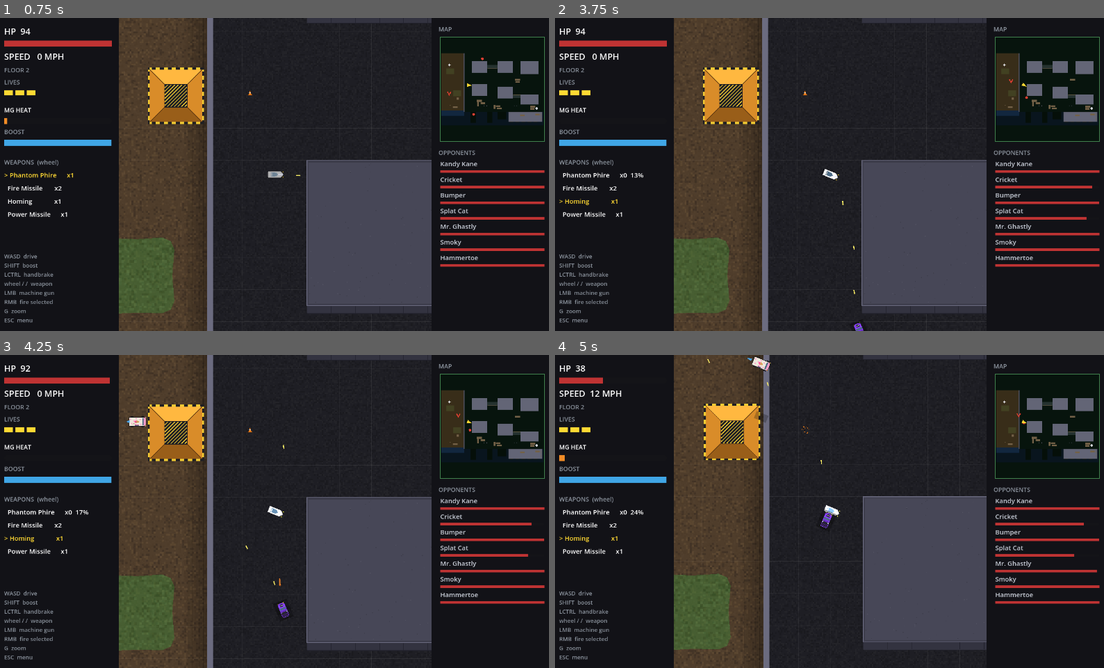
Above: before the commit, frames 1-4 (two rows, left to right).
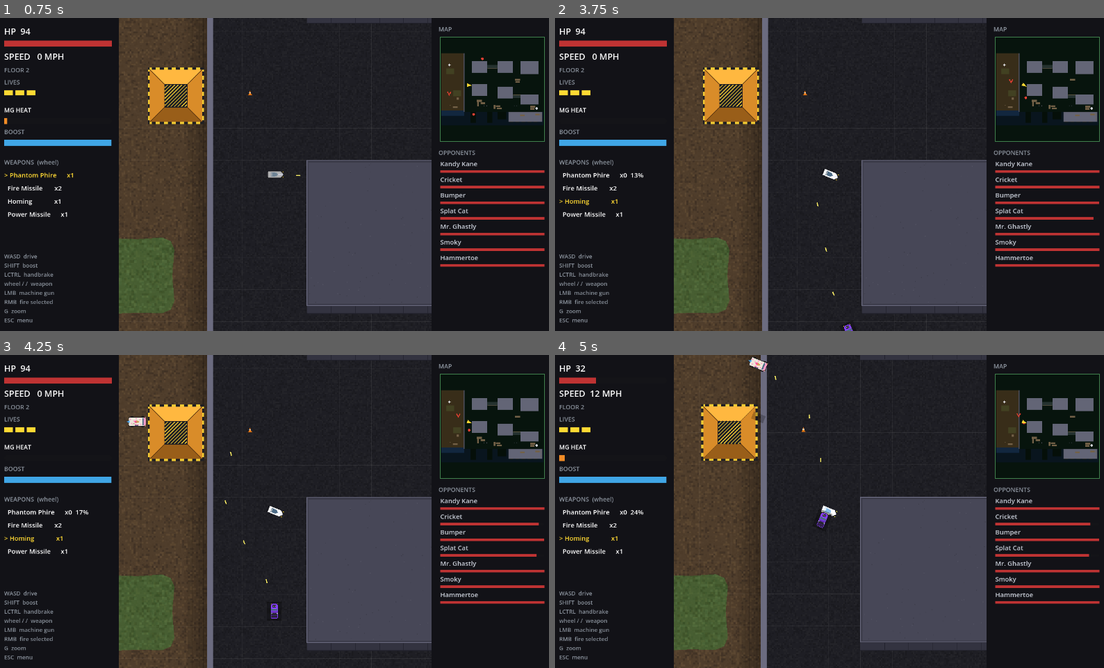
Above: after the commit, the same moments.

Repository: b3p3k0/bentchrome
Game: Godot game, scene res://levels/dock/dock.tscn
The game is run twice, just before and just after one commit, with the same random seed, the same clock (stepped at 60 frames per second) and the same inputs. This scene is started directly instead of the project's main scene.
Inputs (mouse positions are in pixels of both pictures, inside the frame that each line leads up to):
- Up to frame 1 (0.75 s): tap Enter (select_confirm) at 0.5 s; move the mouse to (395, 158) at 0.52 s; hold D (move_right) from 0.53 s (still down); tap Shift (boost) at 0.6 s; click (395, 158) at 0.67 s
- Up to frame 2 (3.75 s): tap Space at 0.77 s; release D (move_right) at 1.25 s; drag from (719, 190) to (620, 130) at 1.27 s; move the mouse to (884, 105) at 2.02 s; hold D (move_right) 2.03-2.75 s; right-click (884, 105) at 2.1 s; drag from (802, 237) to (681, 274) at 2.77 s; move the mouse to (999, 221) at 3.52 s; hold A (move_left) from 3.53 s (still down); tap / (weapon_next) at 3.6 s
- Up to frame 3 (4.25 s): keep holding A (move_left); tap Space at 3.77 s
- Up to frame 4 (5 s): release A (move_left) at 4.25 s; drag from (664, 464) to (961, 570) at 4.27 s

Frame 1 is identical in both runs. In frame 2, 0.1% of the frame differs, in the area x 47-100%, y 24-100%; in frame 3, 0.2%; in frame 4, 2.8%, in the area x 4-100%, y 0-100%.

Commit message:
Card 2: Blaze & Bolt — two stolen barrels, one magazine
Lackey's special becomes a twin: Bumper's torch for the clinch, Smoky's
taser for the chase, both drinking from ONE shared pool (2 charges, 10s
recharge) — the rack's single SPECIAL slot carries two defs and one
counter, so the shared depletion is structural, not bookkept. The
SpecialController picks the barrel per activation (a latchable target
inside the taser's reach takes the bolt; otherwise the torch), and running
effects now capture their def at latch — fixing a latent bug where swapping
selection mid-burn re-priced a live beam or flame. no_mines caps his mine
slots at zero so crates can never arm them: one less system on the board.
His dossier tells the story. Test-locked: shared pool, crate-proof mines,
context choice, loadout sanity.

Co-Authored-By: Claude Fable 5 <noreply@anthropic.com>

Diff:
--- a/data/vehicles/lackey.tres
+++ b/data/vehicles/lackey.tres
@@ -2,6 +2,8 @@
 
 [ext_resource type="Script" path="res://resources/vehicle_stats.gd" id="1_stats"]
 [ext_resource type="Resource" path="res://data/weapons/lackey_cannon.tres" id="2_cannon"]
+[ext_resource type="Resource" path="res://data/weapons/blunt_blaze.tres" id="3_blaze"]
+[ext_resource type="Resource" path="res://data/weapons/taser.tres" id="4_taser"]
 
 [resource]
 script = ExtResource("1_stats")
@@ -9,8 +11,8 @@
 car_name = "Lackey"
 driver_name = "Lackey"
 flavor = "Corporate muscle in a surplus eight-wheeler. Not selectable, not sociable. The armor shrugs off everything you have — from the front. The engineers cut corners around the exhaust."
-special_name = "Breach Cannon"
-special_desc = "A straight-line siege shot. Enormous damage, glacial reload. Circle behind him — the rear plating is thin."
+special_name = "Blaze & Bolt"
+special_desc = "Stolen kit: Bumper's torch for the clinch, Smoky's taser for the chase — both barrels drain ONE magazine. And the Breach Cannon turret never stops turning. Circle behind him — the rear plating is thin."
 acceleration = 7
 top_speed = 6
 handling = 6
@@ -19,7 +21,9 @@
 mass = 9
 primary_color = Color(0.32, 0.36, 0.3, 1)
 accent_color = Color(0.65, 0.62, 0.4, 1)
-special = ExtResource("2_cannon")
+special = ExtResource("3_blaze")
 special_ammo_cap = 2
-special_recharge_seconds = 6.0
+special_recharge_seconds = 10.0
 turret = ExtResource("2_cannon")
+special_b = ExtResource("4_taser")
+no_mines = true
--- a/resources/vehicle_stats.gd
+++ b/resources/vehicle_stats.gd
@@ -26,6 +26,10 @@
 @export var special_recharge_seconds := 12.0 # time to regrow one round
 @export var turret: WeaponDef  # bosses: auto-aiming hull turret (weapons/turret.gd);
 							   # null = none. Fires autonomously at the player.
+@export var special_b: WeaponDef  # twin special: shares the SPECIAL slot's ammo
+								  # pool — using either barrel depletes both.
+								  # SpecialController picks per activation.
+@export var no_mines := false  # this car never arms mines, crates included
 
 # Per-car raw handling-knob overrides (knob name -> value) applied after
 # StatCurves, so hand-tuning wins while StatCurves stays the default. Written by
--- a/tests/test_specials_data.gd
+++ b/tests/test_specials_data.gd
@@ -16,6 +16,41 @@
 
 func _first_effect(def) -> Resource:
 	return def.on_hit_effects[0] if def.on_hit_effects.size() > 0 else null
+
+func test_lackey_loadout() -> void:
+	var stats: Variant = load("res://data/vehicles/lackey.tres")
+	t.check(stats.special != null and stats.special.kind == 4, "lackey: main barrel is the FLAME torch")
+	t.check(stats.special_b != null and stats.special_b.kind == 1, "lackey: twin barrel is the BEAM bolt")
+	t.check(stats.no_mines, "lackey: never touches mines")
+	t.check(stats.turret != null and stats.turret.kind == 0
+		and is_equal_approx(stats.turret.damage, 45.0), "lackey: turret slings power-class shots")
+	t.check(stats.special_ammo_cap == 2 and is_equal_approx(stats.special_recharge_seconds, 10.0),
+		"lackey: shared pool 2 charges / 10s")
+
+func test_twin_barrel_chooses_by_context() -> void:
+	var container := Node2D.new()
+	t.root.add_child(container)
+	var shooter := CharacterBody2D.new()
+	container.add_child(shooter)
+	var ctrl = ControllerScript.new()
+	shooter.add_child(ctrl)
+	var blaze: Variant = load("res://data/weapons/blunt_blaze.tres")
+	var taser: Variant = load("res://data/weapons/taser.tres")
+	ctrl.set_weapon(blaze)
+	ctrl.set_twin(taser)
+	var prey := CharacterBody2D.new()
+	prey.position = Vector2(300, 0)  # inside the taser's 400 latch
+	prey.add_to_group(&"vehicles")
+	container.add_child(prey)
+	await t.physics_frame
+	t.check(ctrl._active_def(shooter.global_position, shooter) == taser,
+		"twin: latchable target at range -> the bolt")
+	prey.position = Vector2(800, 0)  # out of latch reach
+	await t.physics_frame
+	t.check(ctrl._active_def(shooter.global_position, shooter) == blaze,
+		"twin: nothing to latch -> the torch")
+	t.root.remove_child(container)
+	container.free()
 
 func test_splat_effect_def() -> void:
 	var d := _def("res://data/weapons/splat_effect.tres")
--- a/tests/test_weapon_rack.gd
+++ b/tests/test_weapon_rack.gd
@@ -28,6 +28,28 @@
 	t.check(r.ammo(RackScript.Slot.MINE) == 0, "rack: mines start empty (pickup-fed)")
 	t.check(r.ammo(RackScript.Slot.JUMP_MINE) == 0, "rack: jump mines start empty")
 	t.check(r.selected_def() != null and r.selected_def().display_name == "Test Special", "rack: selected def is the special")
+	r.free()
+
+func test_twin_special_shares_one_pool() -> void:
+	var r = RackScript.new()
+	var a = DefScript.new()
+	a.display_name = "Torch"
+	var b = DefScript.new()
+	b.display_name = "Bolt"
+	r.configure(a, 2, 10.0, b, true)
+	t.check(r.special_twin() == b, "rack: twin barrel stored and retrievable")
+	t.check(r.ammo(RackScript.Slot.SPECIAL) == 2, "rack: shared pool starts at cap")
+	r.consume()  # either barrel fires — ONE counter drains
+	t.check(r.ammo(RackScript.Slot.SPECIAL) == 1, "rack: one pool feeds both barrels")
+	t.check(r.cap(RackScript.Slot.MINE) == 0 and r.cap(RackScript.Slot.JUMP_MINE) == 0,
+		"rack: no_mines caps the mine slots at 0")
+	t.check(r.add_ammo(RackScript.Slot.MINE, 2) == 0, "rack: crates can't arm a no_mines car")
+	t.check(r.ammo(RackScript.Slot.MINE) == 0, "rack: mine slot stays empty")
+	r.free()
+
+func test_single_special_has_no_twin() -> void:
+	var r = _rack()
+	t.check(r.special_twin() == null, "rack: ordinary cars carry no twin")
 	r.free()
 
 func test_selection_cycles_and_wraps() -> void:
--- a/vehicles/special_controller.gd
+++ b/vehicles/special_controller.gd
@@ -33,6 +33,10 @@
 const TRIGGER_WINDOW := 5.0       # armed Toe Jam expires unspent after this
 
 var _def: WeaponDef = null
+var _twin: WeaponDef = null       # second barrel sharing the SPECIAL ammo pool
+var _beam_def: WeaponDef = null   # running effects keep the def they latched
+var _flame_def: WeaponDef = null  # with — selection/twin swaps can't corrupt them
+var _armed_damage := 0.0
 var _beam_target: Node2D = null
 var _beam_t := 0.0
 var _beam_line: Line2D = null
@@ -55,40 +59,67 @@
 	if _mount:
 		_mount.set_weapon(def)   # projectile-kind firing lives in the mount
 
+## Twin special: a second barrel on the same ammo pool (non-PROJECTILE kinds
+## only — the mount owns projectile defs). Chosen per activation.
+func set_twin(def: WeaponDef) -> void:
+	_twin = def
+
+## Pick the barrel that fits the moment: the BEAM (latch weapon) when a target
+## sits inside its acquisition with clear LoS, otherwise the partner (the
+## close-quarters barrel). Running effects keep the def they latched with.
+func _active_def(origin: Vector2, shooter: Node) -> WeaponDef:
+	if _twin == null or _def == null:
+		return _def
+	var beam_def: WeaponDef = null
+	if _twin.kind == WeaponDef.Kind.BEAM:
+		beam_def = _twin
+	elif _def.kind == WeaponDef.Kind.BEAM:
+		beam_def = _def
+	if beam_def == null:
+		return _def
+	var other: WeaponDef = _def if beam_def == _twin else _twin
+	var tgt := Targeting.nearest_other(origin, shooter, beam_def.acquisition_radius, shooter)
+	if tgt and _los_clear(origin, tgt, shooter):
+		return beam_def
+	return other
+
 ## Returns true when the weapon actually fired (ammo is consumed on true).
 func activate(pressed: bool, origin: Vector2, direction: Vector2, shooter: Node) -> bool:
 	if _def == null:
 		return false
-	match _def.kind:
+	var def := _active_def(origin, shooter) if pressed else _def
+	if def == null:
+		return false
+	match def.kind:
 		WeaponDef.Kind.PROJECTILE:
 			if pressed and _mount:
 				return _mount.try_fire(origin, direction, shooter)
 		WeaponDef.Kind.BEAM:
-			return _beam(pressed, origin, direction, shooter)
+			return _beam(pressed, origin, direction, shooter, def)
 		WeaponDef.Kind.DASH:
 			return _dash(pressed, origin, direction, shooter)
 		WeaponDef.Kind.TRIGGER:
-			return _trigger(pressed, origin, direction, shooter)
+			return _trigger(pressed, def)
 		WeaponDef.Kind.FLAME:
-			return _flame(pressed)
+			return _flame(pressed, def)
 		WeaponDef.Kind.DROP:
-			return _drop(pressed, shooter)
+			return _drop(pressed, shooter, def)
 	return false
 
 ## Mines: deploy off the REAR bumper. Internal cooldown so a held button lays
 ## a trail, not a carpet. Ammo is consumed by the caller on true, as always.
-func _drop(pressed: bool, shooter: Node) -> bool:
-	if not pressed or _drop_cd > 0.0 or _def.projectile_scene == null:
+func _drop(pressed: bool, shooter: Node, def: WeaponDef) -> bool:
+	if not pressed or _drop_cd > 0.0 or def.projectile_scene == null:
 		return false
 	var vehicle := shooter as Node2D
 	var scene := get_tree().current_scene
 	if vehicle == null or scene == null:
 		return false
 	_drop_cd = DROP_COOLDOWN
-	var mine := _def.projectile_scene.instantiate()
+	var mine := def.projectile_scene.instantiate()
 	var heading: float = vehicle.get("heading")
 	mine.global_position = vehicle.global_position - Vector2.RIGHT.rotated(heading) * 48.0
-	mine.damage = _def.damage
+	mine.damage = def.damage
 	mine.dropper = shooter
 	if "floor_index" in mine:
 		mine.floor_index = Floors.floor_of(shooter)  # armed for the dropper's terrace
@@ -99,12 +130,13 @@
 ## BEAM_DURATION (light dps + slow), holding through turns. The latch breaks
 ## only when line of sight is blocked (wall/block/another car), the target
 ## strays far beyond range, or the target dies.
-func _beam(pressed: bool, origin: Vector2, _direction: Vector2, shooter: Node) -> bool:
-	if not pressed or _beam_t > 0.0 or _def == null:
-		return false
-	var tgt := Targeting.nearest_other(origin, shooter, _def.acquisition_radius, shooter)
+func _beam(pressed: bool, origin: Vector2, _direction: Vector2, shooter: Node, def: WeaponDef) -> bool:
+	if not pressed or _beam_t > 0.0 or def == null:
+		return false
+	var tgt := Targeting.nearest_other(origin, shooter, def.acquisition_radius, shooter)
 	if tgt == null or not _los_clear(origin, tgt, shooter):
 		return false
+	_beam_def = def
 	_beam_target = tgt
 	_beam_t = BEAM_DURATION
 	# Lightning rig: a wide faint glow line under a thin hot bolt, plus sparks
@@ -169,14 +201,15 @@
 	var muzzle := vehicle.get_node_or_null("Visual/Muzzle") as Node2D
 	var origin: Vector2 = muzzle.global_position if muzzle else vehicle.global_position
 	var dist := origin.distance_to(_beam_target.global_position)
-	if dist > _def.acquisition_radius * BEAM_HOLD_FACTOR \
+	if _beam_def == null \
+			or dist > _beam_def.acquisition_radius * BEAM_HOLD_FACTOR \
 			or not Floors.same_floor(vehicle, _beam_target) \
 			or not _los_clear(origin, _beam_target, vehicle):
 		_end_beam()  # a roof-drop snaps the taser, same as breaking LoS
 		return
 	if _beam_target.has_method("take_ram_damage"):
 		# Damage authored as dps; AI-on-AI runs through the governor.
-		_beam_target.take_ram_damage(_def.damage * delta * Combat.scale(vehicle, _beam_target), vehicle)
+		_beam_target.take_ram_damage(_beam_def.damage * delta * Combat.scale(vehicle, _beam_target), vehicle)
 	if _beam_target.has_method("apply_effect"):
 		var slow := StatusEffectSpec.new()
 		slow.kind = &"slow"
@@ -196,6 +229,7 @@
 
 func _end_beam() -> void:
 	_beam_target = null
+	_beam_def = null
 	_beam_t = 0.0
 	if _beam_line:
 		_beam_line.queue_free()
@@ -286,9 +320,10 @@
 ## holding fire chains bursts into a sustained torch (recharge-fed). Damage is
 ## authored as dps; anything Health-bearing inside the column cooks, vehicles
 ## also pick up the def's burn effect (refreshed every tick while bathed).
-func _flame(pressed: bool) -> bool:
+func _flame(pressed: bool, def: WeaponDef) -> bool:
 	if not pressed or _flame_t > 0.0:
 		return false
+	_flame_def = def
 	_flame_t = FLAME_DURATION
 	var vehicle := get_parent() as Node2D
 	var visual := vehicle.get_node_or_null("Visual") if vehicle else null
@@ -315,18 +350,21 @@
 	params.transform = Transform2D(heading, vehicle.global_position + forward * (FLAME_LENGTH * 0.5 + _nose() + 4.0))
 	params.collision_mask = 5  # ground | obstacle
 	params.exclude = [vehicle.get_rid()]
+	if _flame_def == null:
+		_end_flame()
+		return
 	for hit in vehicle.get_world_2d().direct_space_state.intersect_shape(params):
 		var body: Node = hit["collider"]
 		if not Floors.same_floor(vehicle, body):
 			continue  # the torch doesn't reach up to roofs or down to the shore
 		for child in body.get_children():
 			if child is Health:
-				child.take_damage(_def.damage * delta * Combat.scale(vehicle, body))
+				child.take_damage(_flame_def.damage * delta * Combat.scale(vehicle, body))
 				if "last_attacker" in body:
 					body.last_attacker = vehicle
 				break
 		if body.has_method("apply_effect"):
-			for spec in _def.on_hit_effects:
+			for spec in _flame_def.on_hit_effects:
 				body.apply_effect(spec)
 	_flame_t -= delta
 	if _flame_t <= 0.0:
@@ -360,6 +398,7 @@
 
 func _end_flame() -> void:
 	_flame_t = 0.0
+	_flame_def = null
 	if _flame_vis:
 		_flame_vis.queue_free()
 		_flame_vis = null
@@ -368,11 +407,12 @@
 ## damage with one heavy flat hit (def.damage). Smash something within
 ## TRIGGER_WINDOW or the charge is lost — missed opportunity, too bad, so sad.
 ## The exhaust stacks belch smoke while armed.
-func _trigger(pressed: bool, _origin: Vector2, _direction: Vector2, _shooter: Node) -> bool:
+func _trigger(pressed: bool, def: WeaponDef) -> bool:
 	if not pressed or _armed:
 		return false
 	_armed = true
 	_armed_t = TRIGGER_WINDOW
+	_armed_damage = def.damage if def else 0.0  # captured: swaps can't re-price it
 	_set_armed_fx(true)
 	return true
 
@@ -384,7 +424,7 @@
 	_armed = false
 	_armed_t = 0.0
 	_set_armed_fx(false)
-	return _def.damage if _def else 0.0
+	return _armed_damage
 
 func _disarm_expired() -> void:
 	_armed = false
--- a/vehicles/vehicle.gd
+++ b/vehicles/vehicle.gd
@@ -204,9 +204,12 @@
 	_paint.apply(stats.id, stats.primary_color, stats.accent_color)
 	_sync_body_metrics()
 	if _rack:
-		_rack.configure(stats.special, stats.special_ammo_cap, stats.special_recharge_seconds)
+		_rack.configure(stats.special, stats.special_ammo_cap, stats.special_recharge_seconds,
+			stats.special_b, stats.no_mines)
 	if stats.special and _special:
 		_special.set_weapon(_rack.selected_def() if _rack else stats.special)
+	if _special:
+		_special.set_twin(stats.special_b)
 	# Boss turret: an autonomous auto-aiming barrel riding the hull (data-driven —
 	# any car whose stats carry a turret def grows one; fixed_loadout bosses never
 	# re-roll, and the name guard keeps live re-stats from stacking barrels).
--- a/vehicles/weapon_rack.gd
+++ b/vehicles/weapon_rack.gd
@@ -25,20 +25,31 @@
 var _recharge_t := 0.0
 var god := false  # DEVGOD: firing never depletes (cooldowns still gate rate)
 
-func configure(special_def: WeaponDef, special_cap: int, special_recharge_seconds: float) -> void:
+func configure(special_def: WeaponDef, special_cap: int, special_recharge_seconds: float,
+		special_twin: WeaponDef = null, no_mines := false) -> void:
+	# Twin special = ONE slot, TWO defs, one counter — firing either barrel
+	# depletes the shared pool by construction. no_mines caps the mine slots
+	# at 0, so crates can never arm them (add_ammo respects cap).
 	_slots = [
-		{"def": special_def, "ammo": special_cap, "cap": special_cap, "recharge": special_recharge_seconds},
+		{"def": special_def, "def_b": special_twin, "ammo": special_cap,
+			"cap": special_cap, "recharge": special_recharge_seconds},
 		{"def": STANDARD_DEF, "ammo": start_standard, "cap": 6, "recharge": 0.0},
 		{"def": HOMING_DEF, "ammo": start_homing, "cap": 3, "recharge": 0.0},
 		{"def": POWER_DEF, "ammo": start_power, "cap": 2, "recharge": 0.0},
-		{"def": MINE_DEF, "ammo": 0, "cap": 4, "recharge": 0.0},       # pickup-fed only
-		{"def": JUMP_MINE_DEF, "ammo": 0, "cap": 3, "recharge": 0.0},  # pickup-fed only
+		{"def": MINE_DEF, "ammo": 0, "cap": 0 if no_mines else 4, "recharge": 0.0},
+		{"def": JUMP_MINE_DEF, "ammo": 0, "cap": 0 if no_mines else 3, "recharge": 0.0},
 	]
 	_selected = Slot.SPECIAL
 	_recharge_t = 0.0
 	selection_changed.emit(_selected)
 	for i in _slots.size():
 		ammo_changed.emit(i, _slots[i].ammo)
+
+## The special's twin barrel (null for single-special cars).
+func special_twin() -> WeaponDef:
+	if _slots.is_empty():
+		return null
+	return _slots[Slot.SPECIAL].get("def_b", null)
 
 func _physics_process(delta: float) -> void:
 	tick(delta)
